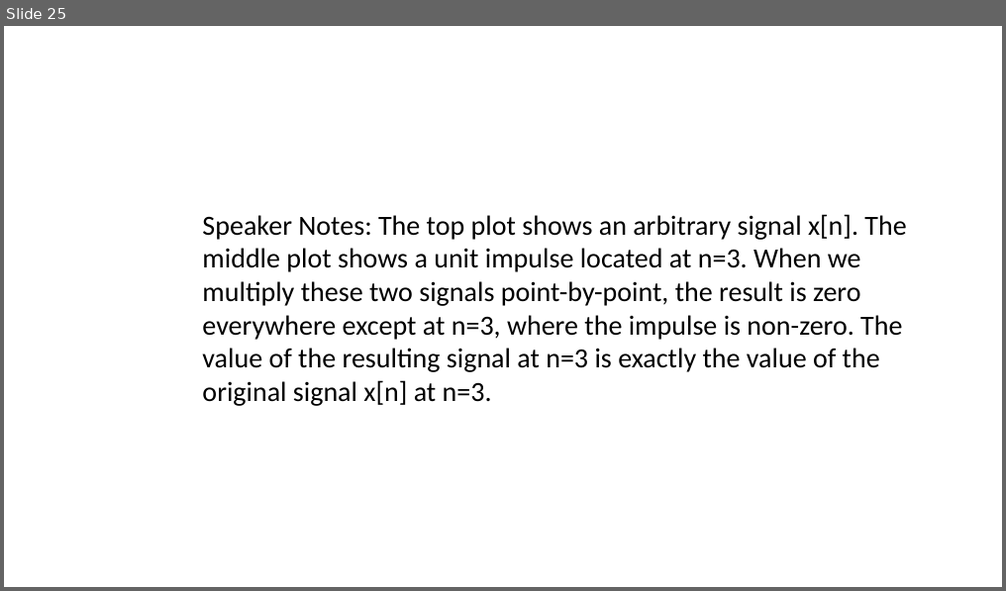
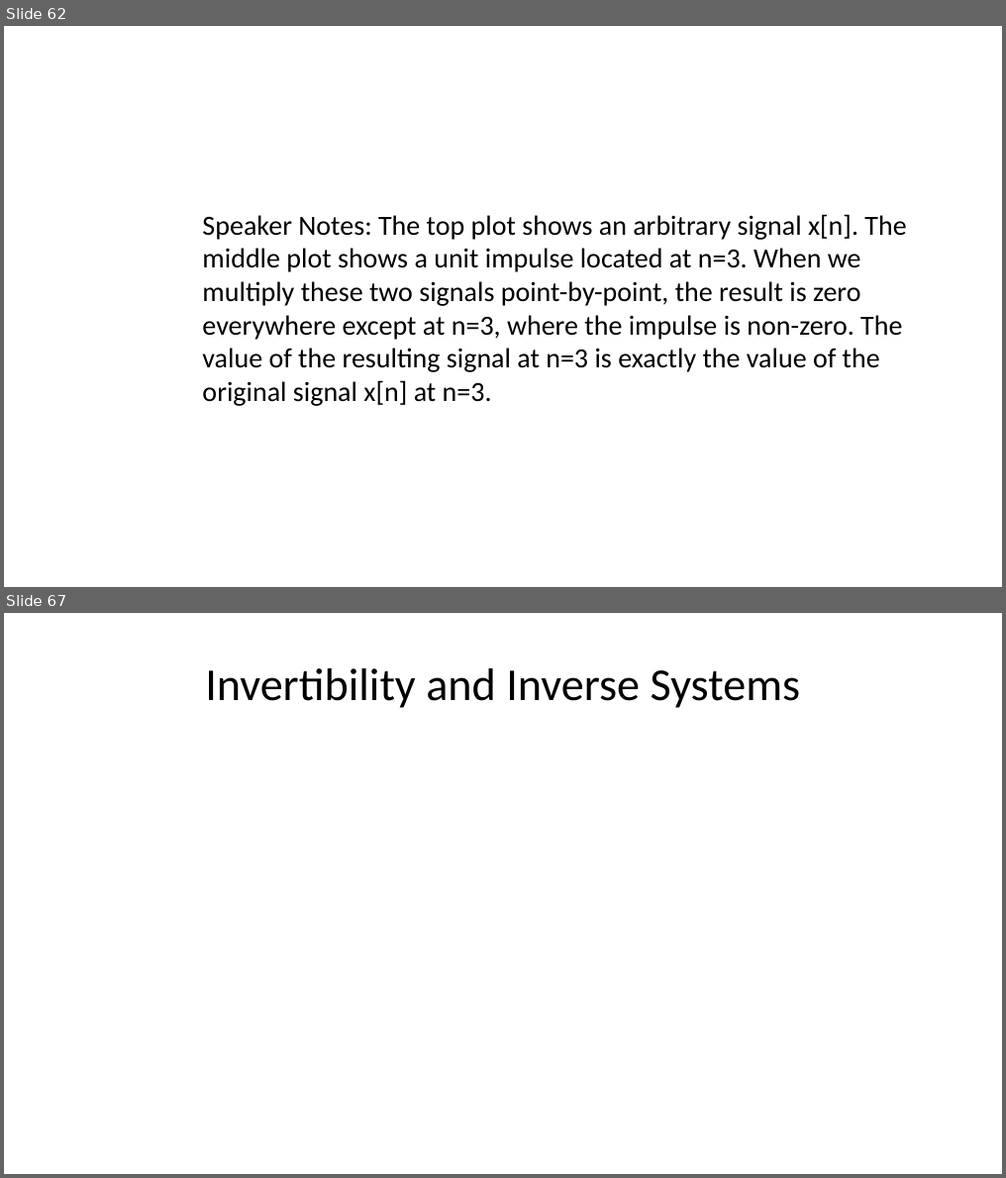
Before and after one commit to spakcjl/IntroductionToMedicalPhysics, a slide deck: presentation.pptx. Shown one above the other, each under a label of ours: slide 25 before the commit, slides 62 and 67 after it; the slides between them are not shown. The pictures are 1006x591 and 1006x1178 pixels, drawn with LibreOffice and Linux fonts; fonts in the diff are those of the drawing. Boxes give left, top, right and bottom in pixels: in the first picture for what was removed or moved away, otherwise in the second. Text is boxed around its words. In the diff, an @@ line names an element or a change of style, - is before the commit and + after.

```diff
--- a/presentation.pptx
+++ b/presentation.pptx
@@ slide 67 added at [4,613,1002,1174], background #FFFFFF @@
@@ title added at [205,668,801,708], 33 pt, text #000000 @@
+Invertibility and Inverse Systems
@@ what was slide 25 is now slide 62 @@
```
Also in this commit, not shown: 9 slides changed, 60 other slides added, 16 slides removed, 1 other file.
